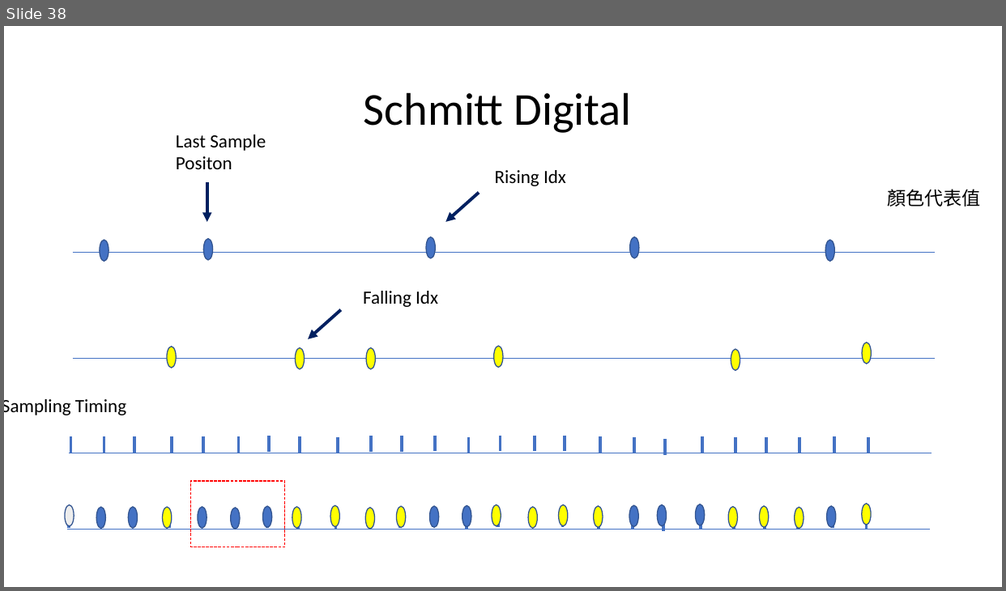
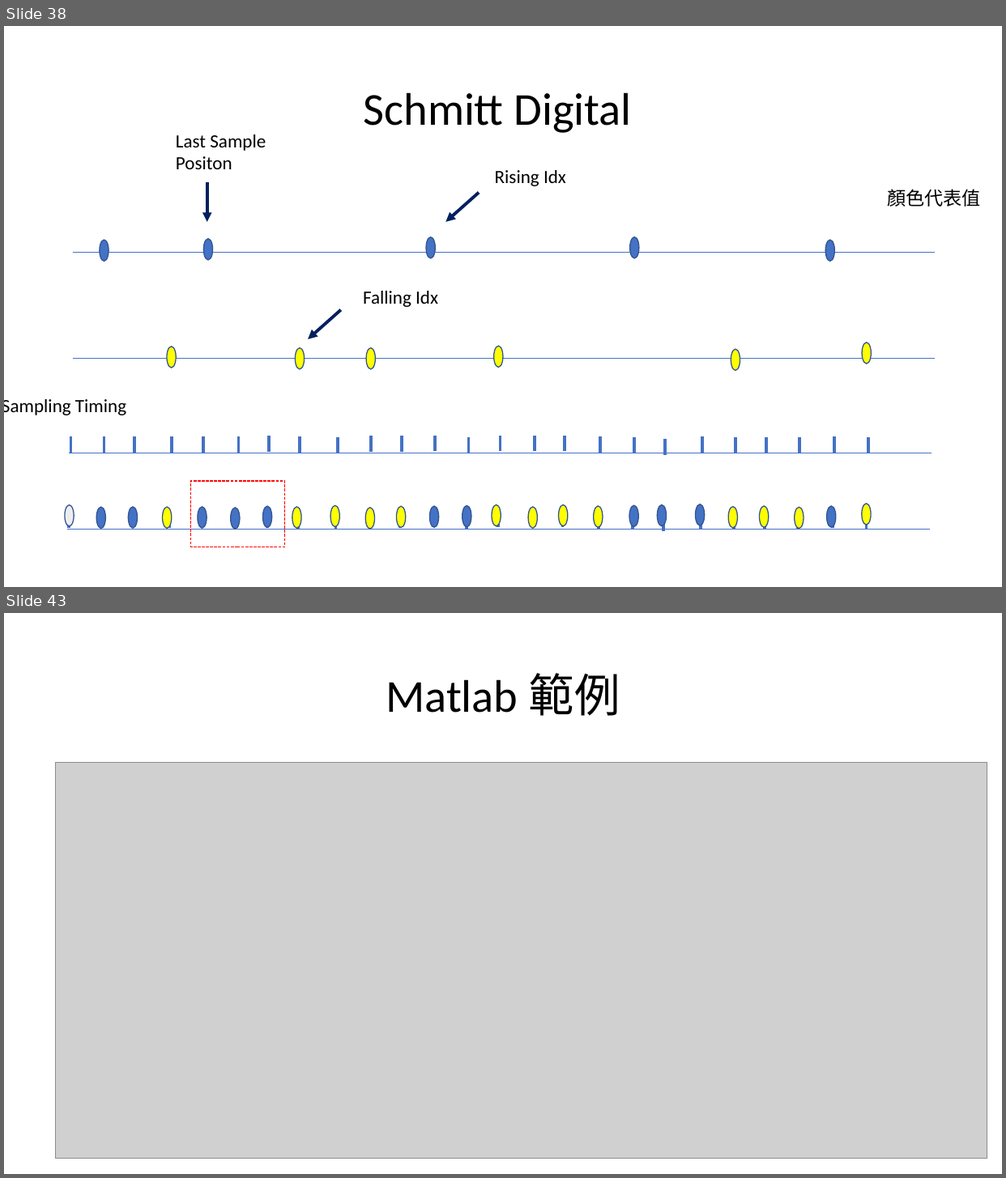
Before and after one commit to a0910281835/Summrary_PDF, a slide deck: Project_Summary_pdf/Project_Summary.pptx. Shown one above the other, each under a label of ours: slide 38 before the commit, slides 38 and 43 after it; the slides between them are not shown. The pictures are 1006x591 and 1006x1178 pixels, drawn with LibreOffice and Linux fonts; fonts in the diff are those of the drawing; grey boxes stand for pictures. Boxes give left, top, right and bottom in pixels: in the first picture for what was removed or moved away, otherwise in the second. Text is boxed around its words. In the diff, an @@ line names an element or a change of style, - is before the commit and + after.

```diff
--- a/Project_Summary_pdf/Project_Summary.pptx
+++ b/Project_Summary_pdf/Project_Summary.pptx
@@ slide 43 added at <box>4,613,1002,1174</box>, background #FFFFFF @@
@@ title added at <box>386,673,620,716</box>, 44 pt, text #000000 @@
+Matlab 範例
@@ picture added at <box>56,763,987,1159</box> @@
```
Also in this commit, not shown: 2 slides changed, 4 other slides added.
